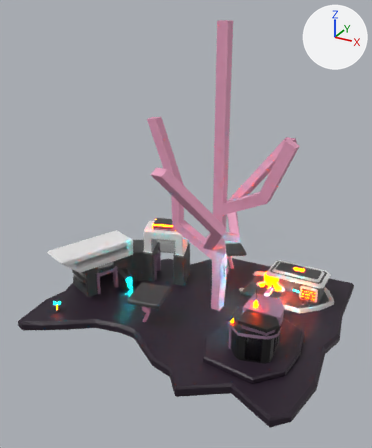
Two versions of the Blender file Gliding Blends/Spider Island Level 1.blend, one commit apart.
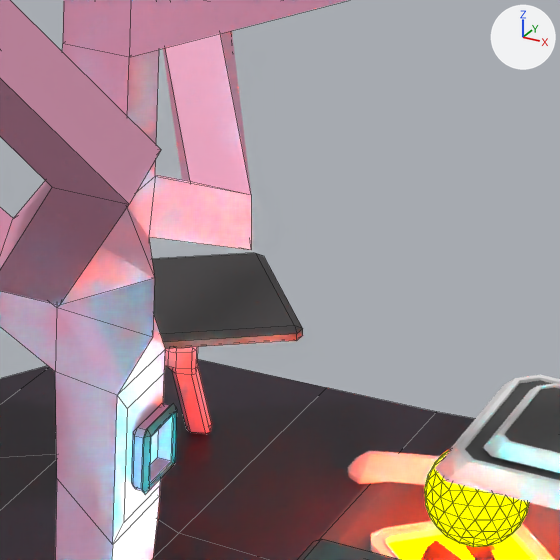
The first picture shows the older version from a 50 mm camera at (45.4, -82.1, 60.9) aimed at (1.5, -2.2, 20.9). The close-ups show both versions on the part from 55% to 76% of the width and 46% to 64% of the height of that picture; other places that the commit changed are outside them. Arrows for +X, +Y and +Z are at upper right; the lights stay in place. The close-ups show mesh edges as thin lines.

Objects in the first close-up: 'Big Tree', 'Charge Ball', 'Charging Station', 'Island', 'Tree 1', 'Tree 2', 'Tree Box'.
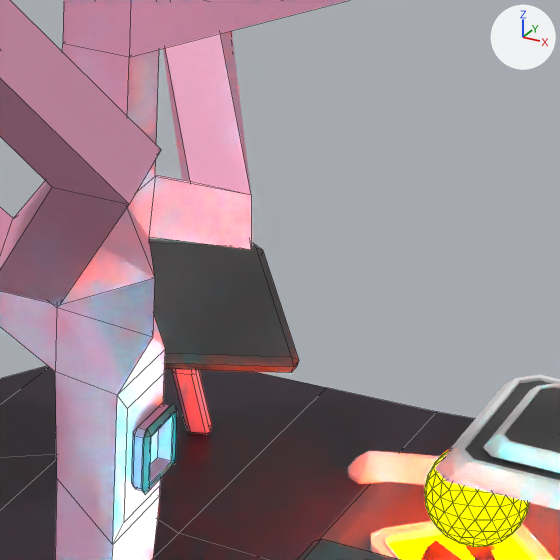
Where the newer file only moved an object's origin or applied its transform, the numbers keep the older frame.

Where the change shows, as pixel boxes (x1, y1, x2, y2) in the close-ups (560 x 560 px; the box of a moved part takes in the faces that stretch with it):
'Tree 2', reshaped (8% taller): before (152, 253, 303, 434); after (149, 239, 299, 434)
part 1 of me_cube_007, moved or reshaped: before (152, 253, 303, 349); after (149, 239, 299, 373)

Edits to the bpy script that builds the scene:
```text
Change me_cube_007:
    used by ob_tree_2; location = (2.06, 19.39, 1.39); rotation_euler = (0.0, 0.0, 1.909), in degrees (0, 0, 109); scale = (0.412, 0.402, 0.299)
    remove me_cube_007.from_pydata(...)  # 96 vertices, 100 faces; spans x -18.1..1.5, y -9.2..14.6, z -1.0..21.4
    add me_cube_007.from_pydata(...)  # 96 vertices, 100 faces; spans x -18.2..1.6, y -9.0..14.4, z -1.0..25.5
    me_cube_007 part 1: 24 of 96 vertices moved; they spanned x -18.1..1.5, y -9.2..14.6, z 19.8..21.4 and now span x -18.2..1.6, y -9.0..14.4, z 15.7..25.5; mean shift (0.0, 0.0, 0.0); largest move (-4.1, 14.1, 20.2) -> (-4.7, 14.0, 24.7)
```
